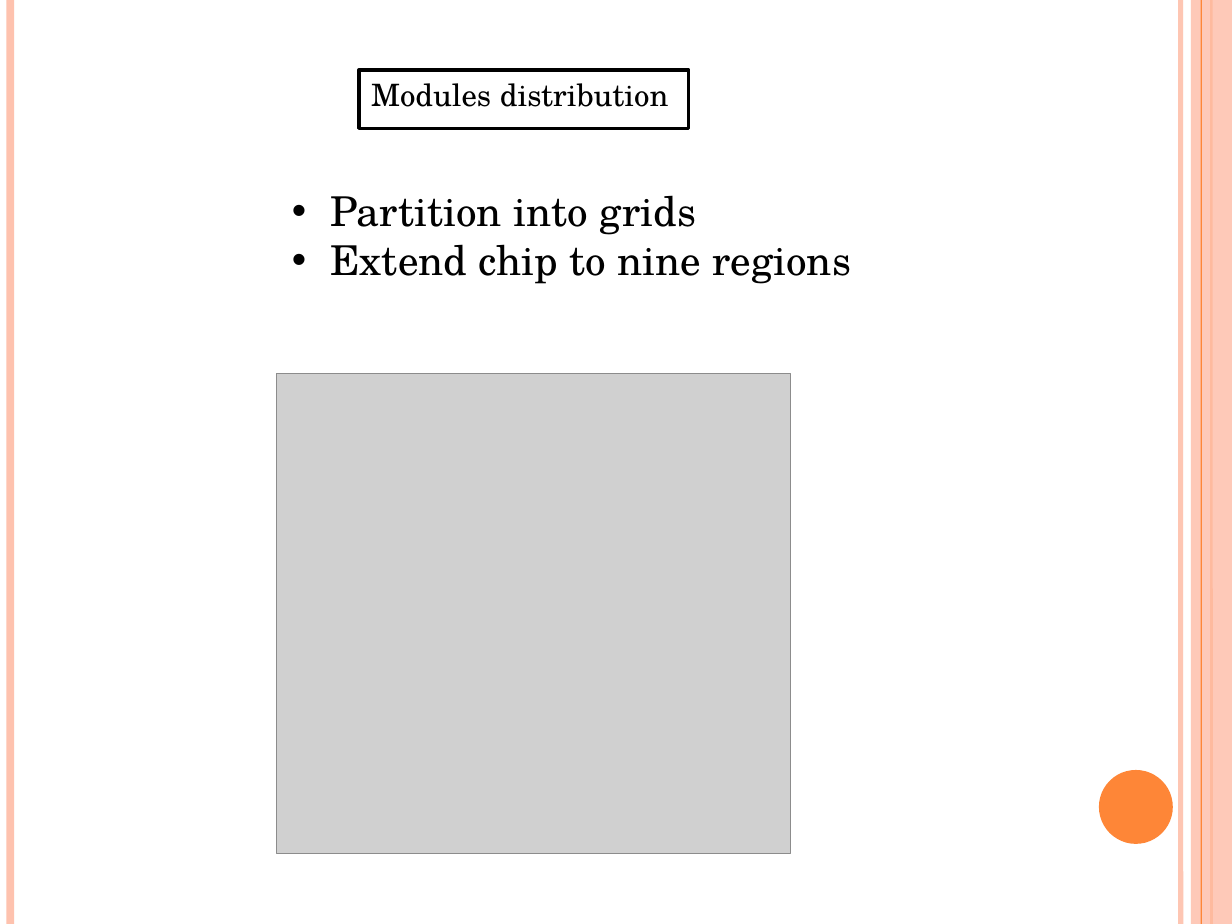
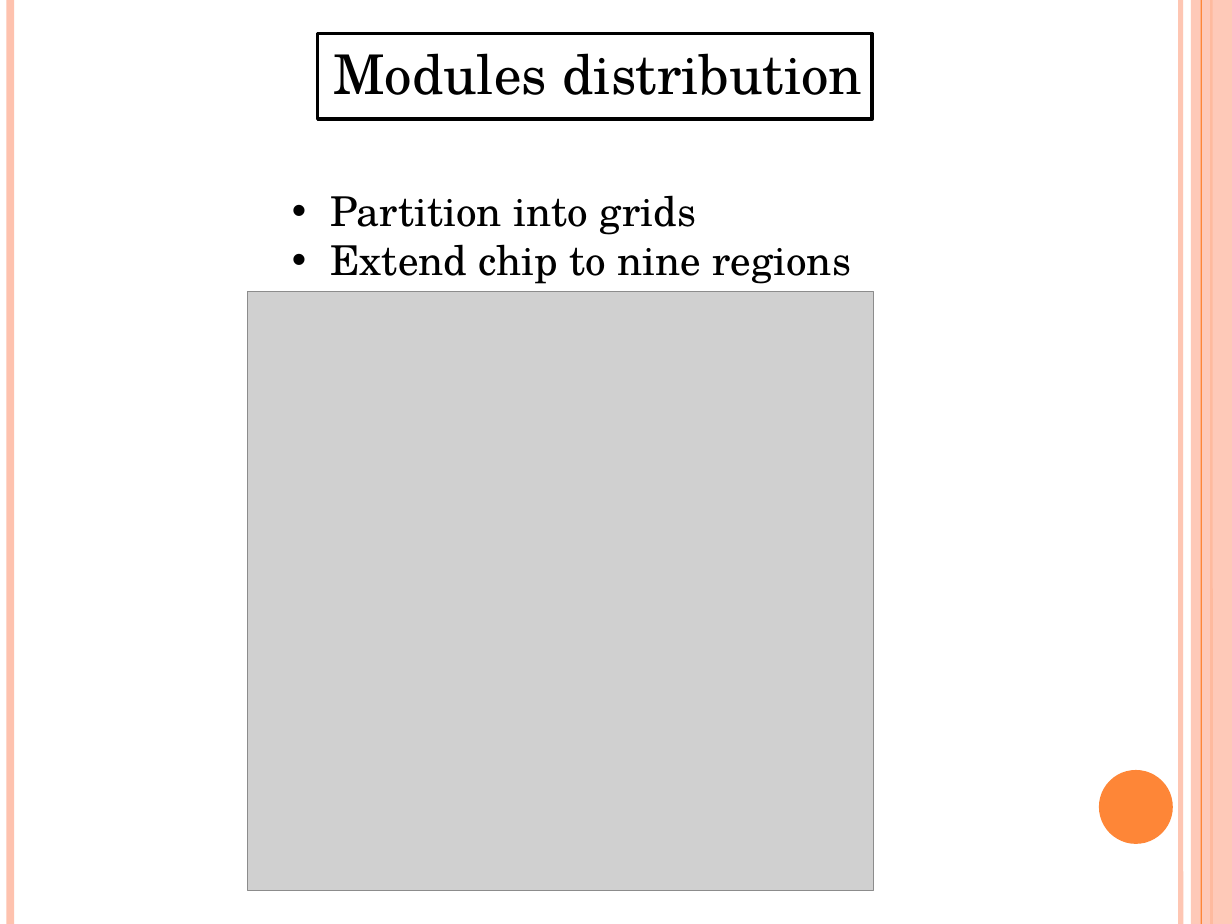
Before and after one commit to marcusgao94/TPL, a slide deck: slide 11 of TPL.pptx (slide 15 before the commit). Drawn at 1232x924 pixels with LibreOffice and Linux fonts; fonts in the diff are those of the drawing; grey boxes stand for pictures. Boxes give left, top, right and bottom in pixels: in the first picture for what was removed or moved away, otherwise in the second. Text is boxed around its words. In the diff, an @@ line names an element or a change of style, - is before the commit and + after.

```diff
--- a/TPL.pptx
+++ b/TPL.pptx
@@ rectangle: place and size @@
-rectangle at (359, 70, 689, 128)
+rectangle at (318, 33, 872, 120)
@@ text "Modules distribution": place and size @@
-text "Modules distribution" at (371, 83, 669, 107)
+text "Modules distribution" at (333, 53, 862, 95)
@@ text "Modules distribution" at (333, 53, 862, 95): size 18 to 32 pt @@
@@ picture: place and size @@
-picture at (276, 373, 790, 854)
+picture at (248, 292, 873, 891)
```
Also in this commit, not shown: 4 other slides changed, 2 slides added, 4 slides removed.
